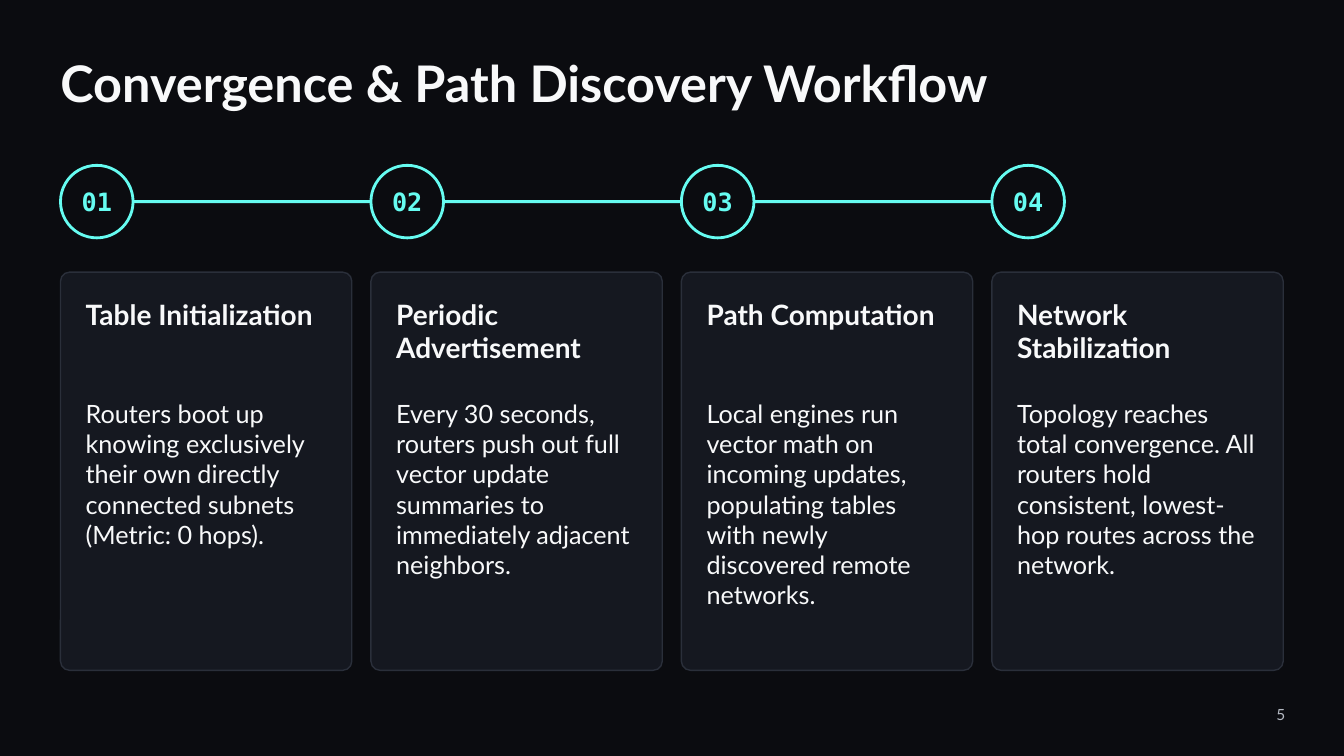
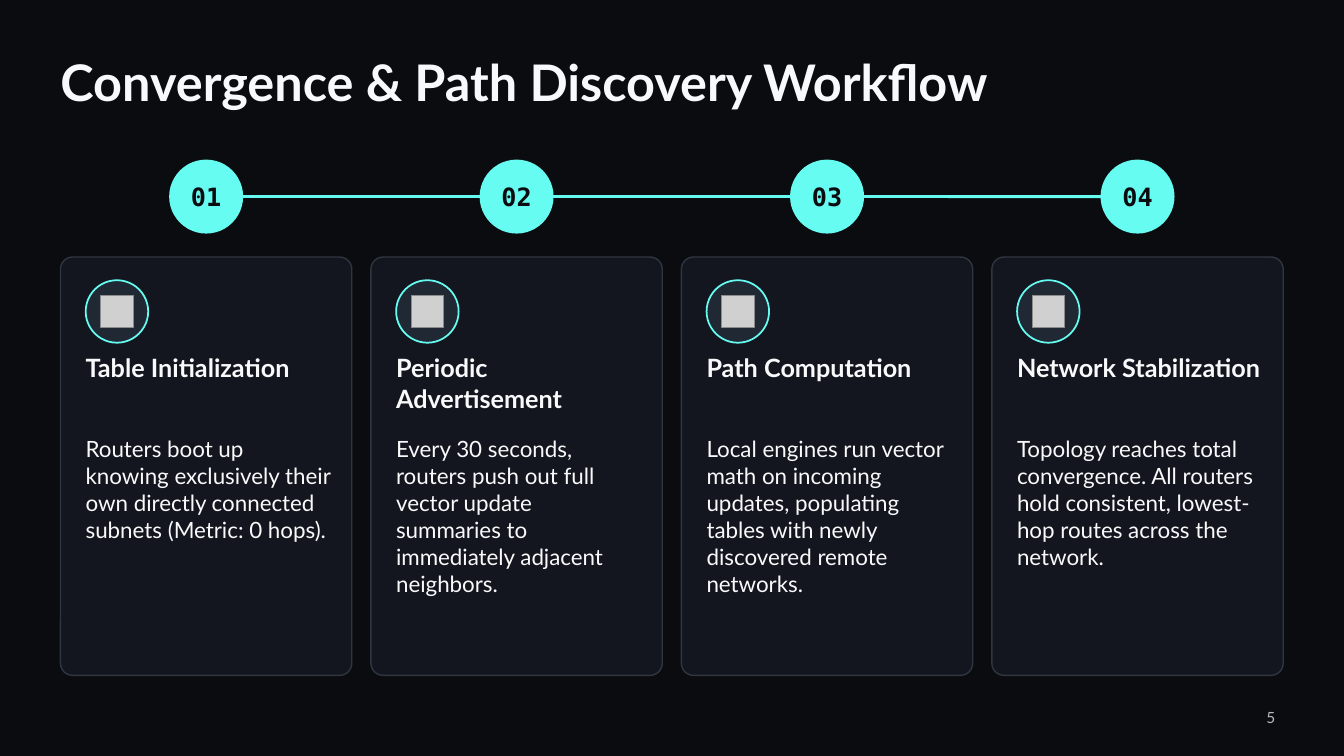
Before and after one commit to ShreeyaBhatt/Distance_Vector_Routing_Packet_Tracer, a slide deck: slide 5 of Distance_Vector_Routing.pptx. Drawn at 1344x756 pixels with LibreOffice and Linux fonts; fonts in the diff are those of the drawing; grey boxes stand for pictures; background and template pictures are left out. Boxes give left, top, right and bottom in pixels: in the first picture for what was removed or moved away, otherwise in the second. Text is boxed around its words. In the diff, an @@ line names an element or a change of style, - is before the commit and + after.

Commit message:
Modernize the deck design
Add toned photos, an editable network diagram, icons, a terminal view of
the routing table and a worked Bellman-Ford example to the Obsidian deck.

```diff
--- a/Distance_Vector_Routing.pptx
+++ b/Distance_Vector_Routing.pptx
@@ 4 ellipses, 1 line: place and size @@
-4 ellipses, 1 line at box(60, 165, 1065, 238)
+4 ellipses, 1 line at box(170, 160, 1175, 233)
@@ text colour #66FCF1 to #0B0C10; fill #0B0C10 to #66FCF1; outline #66FCF1 2 pt to #66FCF1 1 pt in 4 elements at box(170, 160, 243, 233), box(480, 160, 553, 233), box(790, 160, 863, 233), box(1102, 160, 1175, 233) @@
@@ rounded rectangle: place and size @@
-rounded rectangle at box(60, 272, 352, 670)
+rounded rectangle at box(60, 257, 352, 676)
@@ fill #151820 to #151820 at 88% opacity; outline #2A2F3A 1 pt to #2F3642 1 pt; proportions changed in 3 elements at box(60, 257, 352, 676), box(682, 257, 973, 676), box(371, 257, 662, 676) @@
@@ rounded rectangle: place and size @@
-rounded rectangle at box(371, 272, 662, 670)
+rounded rectangle at box(371, 257, 662, 676)
@@ rounded rectangle: place and size @@
-rounded rectangle at box(992, 272, 1284, 670)
+rounded rectangle at box(682, 257, 973, 676)
@@ rounded rectangle added at box(992, 257, 1284, 676), fill #151820 at 88% opacity, outline #2F3642 1 pt @@
@@ ellipse added at box(86, 280, 148, 343), fill #1F2833, outline #66FCF1 1.25 pt @@
@@ picture added at box(101, 295, 133, 328) @@
@@ ellipse added at box(396, 280, 459, 343), fill #1F2833, outline #66FCF1 1.25 pt @@
@@ picture added at box(411, 295, 444, 328) @@
@@ rounded rectangle removed at box(682, 272, 973, 670) @@
@@ ellipse added at box(707, 280, 769, 343), fill #1F2833, outline #66FCF1 1.25 pt @@
@@ picture added at box(722, 295, 754, 328) @@
@@ ellipse added at box(1017, 280, 1080, 343), fill #1F2833, outline #66FCF1 1.25 pt @@
@@ picture added at box(1032, 295, 1065, 328) @@
@@ text "Table Initialization": place and size @@
-text "Table Initialization" at box(86, 304, 312, 326)
+text "Table Initialization" at box(86, 358, 290, 377)
@@ size 20 to 18 pt in 4 elements at box(707, 358, 911, 382), box(1017, 358, 1260, 378), box(86, 358, 290, 377), box(396, 358, 562, 409) @@
@@ text "Periodic Advertisement": place and size @@
-text "Periodic Advertisement" at box(396, 304, 581, 359)
+text "Periodic Advertisement" at box(396, 358, 562, 409)
@@ text "Path Computation": place and size @@
-text "Path Computation" at box(707, 304, 935, 330)
+text "Path Computation" at box(707, 358, 911, 382)
@@ text "Network Stabilization": place and size @@
-text "Network Stabilization" at box(1017, 304, 1170, 359)
+text "Network Stabilization" at box(1017, 358, 1260, 378)
@@ text "Routers boot up knowing exclusively ...": place and size @@
-text "Routers boot up knowing exclusively ..." at box(86, 404, 305, 548)
+text "Routers boot up knowing exclusively ..." at box(86, 440, 331, 542)
@@ size 18 to 16 pt in 4 elements at box(707, 440, 944, 592), box(1017, 440, 1253, 565), box(86, 440, 331, 542), box(396, 440, 603, 596) @@
@@ text "Every 30 seconds, routers push ...": place and size @@
-text "Every 30 seconds, routers push ..." at box(396, 404, 629, 579)
+text "Every 30 seconds, routers push ..." at box(396, 440, 603, 596)
@@ text "Local engines run vector math ...": place and size @@
-text "Local engines run vector math ..." at box(707, 404, 911, 604)
+text "Local engines run vector math ..." at box(707, 440, 944, 592)
@@ text "Topology reaches total convergence. All ...": place and size @@
-text "Topology reaches total convergence. All ..." at box(1017, 404, 1255, 574)
+text "Topology reaches total convergence. All ..." at box(1017, 440, 1253, 565)
@@ page number: place and size @@
-page number at box(1276, 709, 1285, 720)
+page number at box(1266, 712, 1275, 723)
```
Also in this commit, not shown: 6 other slides changed.
